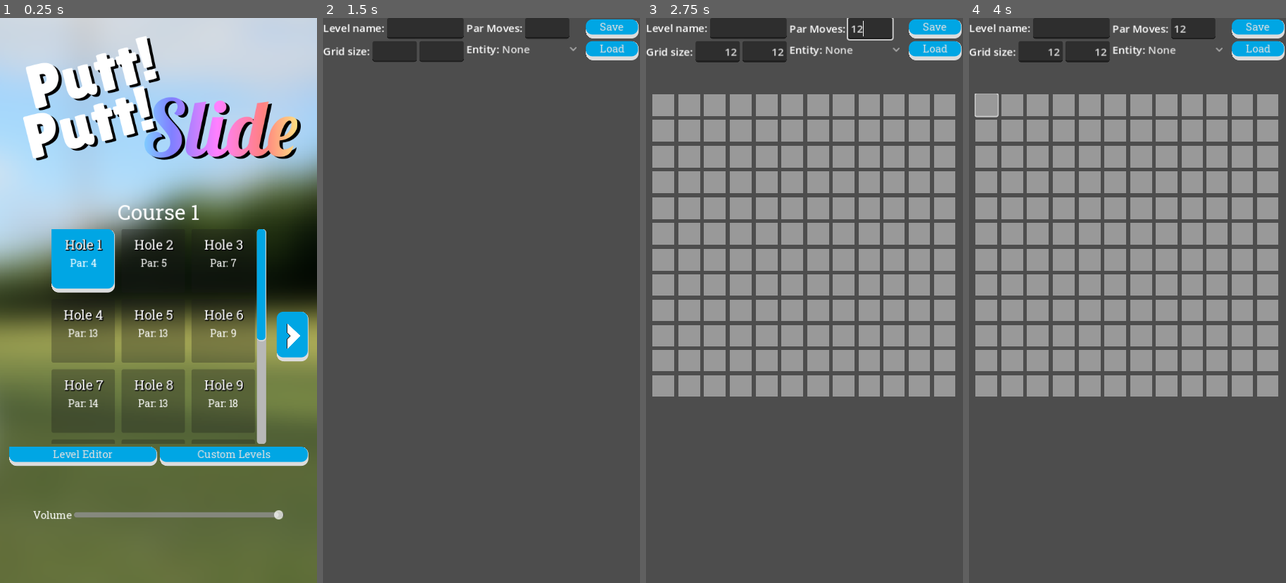
Above: before the commit, frames 1-4 (left to right).
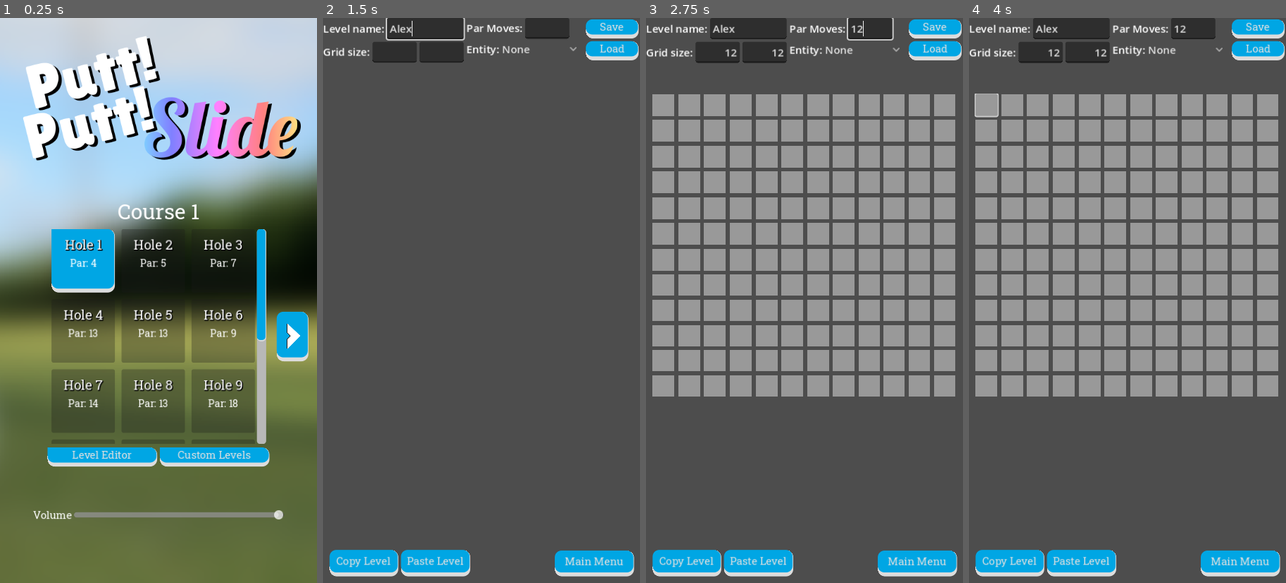
Above: after the commit, the same moments.

Repository: twincannon/GemSlide
Game: Godot game, scene res://scenes/main_menu.tscn
The game is run twice, just before and just after one commit, with the same random seed, the same clock (stepped at 60 frames per second) and the same inputs. Sound files missing from this copy of the repository are replaced by a short silence.
Inputs (mouse positions are in pixels of both pictures, inside the frame that each line leads up to):
- Up to frame 1 (0.25 s): no input
- Up to frame 2 (1.5 s): click "Level Editor" at 0.5 s; click (424, 29) at 1.27 s; type "Alex" at 1.35 s
- Up to frame 3 (2.75 s): click (718, 51) at 1.5 s; type "12" at 1.58 s; click (763, 51) at 1.73 s; type "12" at 1.82 s; click (871, 29) at 2.02 s; type "12" at 2.1 s
- Up to frame 4 (4 s): click (988, 102) at 2.77 s; tap Enter at 3.5 s; move the mouse to (1197, 272) at 3.52 s; hold D (right) from 3.53 s (still down); click (1197, 272) at 3.6 s

The runs differ from the first frame. In frame 1, 2.7% of the frame differs, in the area x 2-98%, y 33-80%; in frame 2, 3.6%, in the area x 0-99%, y 0-99%; in frame 3, 3.5%; in frame 4, 3.5%.

Commit message:
more level editor work and bug fixes

Diff:
--- a/project.godot
+++ b/project.godot
@@ -80,11 +80,6 @@
 "events": [Object(InputEventKey,"resource_local_to_scene":false,"resource_name":"","device":-1,"window_id":0,"alt_pressed":false,"shift_pressed":false,"ctrl_pressed":false,"meta_pressed":false,"pressed":false,"keycode":85,"physical_keycode":0,"key_label":0,"unicode":117,"echo":false,"script":null)
 ]
 }
-leveleditor={
-"deadzone": 0.5,
-"events": [Object(InputEventKey,"resource_local_to_scene":false,"resource_name":"","device":-1,"window_id":0,"alt_pressed":false,"shift_pressed":false,"ctrl_pressed":false,"meta_pressed":false,"pressed":false,"keycode":76,"physical_keycode":0,"key_label":0,"unicode":108,"echo":false,"script":null)
-]
-}
 
 [input_devices]
 
--- a/scenes/level_editor/level_editor.tscn
+++ b/scenes/level_editor/level_editor.tscn
@@ -121,6 +121,90 @@
 root_subfolder = "user://saves"
 filters = PackedStringArray("level_*.json")
 
+[node name="MainMenuButton" type="Button" parent="."]
+layout_mode = 1
+anchors_preset = 3
+anchor_left = 1.0
+anchor_top = 1.0
+anchor_right = 1.0
+anchor_bottom = 1.0
+offset_left = -129.0
+offset_top = -49.0
+offset_right = -9.0
+offset_bottom = -10.0
+grow_horizontal = 0
+grow_vertical = 0
+theme = ExtResource("3_7nfqa")
+text = "Main Menu
+"
+
+[node name="HBoxContainer2" type="HBoxContainer" parent="."]
+layout_mode = 1
+anchors_preset = 2
+anchor_top = 1.0
+anchor_bottom = 1.0
+offset_left = 10.0
+offset_top = -50.0
+offset_right = 223.0
+offset_bottom = -10.0
+grow_vertical = 0
+
+[node name="CopyButton" type="Button" parent="HBoxContainer2"]
+layout_mode = 2
+size_flags_horizontal = 3
+theme = ExtResource("3_7nfqa")
+text = "Copy Level"
+
+[node name="PasteButton" type="Button" parent="HBoxContainer2"]
+layout_mode = 2
+size_flags_horizontal = 3
+theme = ExtResource("3_7nfqa")
+text = "Paste Level"
+
+[node name="LevelStringContainer" type="PanelContainer" parent="."]
+unique_name_in_owner = true
+visible = false
+layout_mode = 0
+offset_left = 16.0
+offset_top = 328.0
+offset_right = 467.0
+offset_bottom = 537.0
+
+[node name="HBoxContainer3" type="HBoxContainer" parent="LevelStringContainer"]
+layout_mode = 2
+
+[node name="Label" type="Label" parent="LevelStringContainer/HBoxContainer3"]
+layout_mode = 2
+text = "Level string
+to copy:"
+horizontal_alignment = 2
+vertical_alignment = 1
+
+[node name="LevelStringTextEdit" type="TextEdit" parent="LevelStringContainer/HBoxContainer3"]
+unique_name_in_owner = true
+layout_mode = 2
+size_flags_horizontal = 3
+editable = false
+wrap_mode = 1
+
+[node name="CloseLevelStringButton" type="Button" parent="LevelStringContainer/HBoxContainer3"]
+layout_mode = 2
+size_flags_vertical = 0
+theme = ExtResource("3_7nfqa")
+text = "  X  "
+
+[node name="FaderContainer" type="VBoxContainer" parent="."]
+layout_mode = 1
+anchors_preset = -1
+anchor_top = 0.4274
+anchor_right = 1.0
+anchor_bottom = 0.574941
+grow_horizontal = 2
+grow_vertical = 2
+mouse_filter = 2
+alignment = 1
+metadata/_edit_use_anchors_ = true
+
 [connection signal="text_changed" from="HBoxContainer/VBoxContainer/LevelNameContainer/LevelName" to="." method="_on_level_name_text_changed"]
 [connection signal="text_changed" from="HBoxContainer/VBoxContainer/GridSizeContainer/Cols" to="." method="_on_cols_text_changed"]
 [connection signal="text_changed" from="HBoxContainer/VBoxContainer/GridSizeContainer/Rows" to="." method="_on_rows_text_changed"]
@@ -128,3 +212,7 @@
 [connection signal="pressed" from="VBoxContainer/SaveButton" to="." method="_on_save_button_pressed"]
 [connection signal="pressed" from="VBoxContainer/LoadButton" to="." method="_on_load_button_pressed"]
 [connection signal="file_selected" from="LoadFileDialog" to="." method="_on_load_file_dialog_file_selected"]
+[connection signal="pressed" from="MainMenuButton" to="." method="_on_main_menu_button_pressed"]
+[connection signal="pressed" from="HBoxContainer2/CopyButton" to="." method="_on_copy_button_pressed"]
+[connection signal="pressed" from="HBoxContainer2/PasteButton" to="." method="_on_paste_button_pressed"]
+[connection signal="pressed" from="LevelStringContainer/HBoxContainer3/CloseLevelStringButton" to="." method="_on_close_level_string_button_pressed"]
--- a/scenes/levels/world4/level04-07.tscn
+++ b/scenes/levels/world4/level04-07.tscn
@@ -4,13 +4,12 @@
 [ext_resource type="PackedScene" uid="uid://bw4yuccbyd47i" path="res://scenes/level_editor/entity_icon.tscn" id="2_2deif"]
 
 [node name="level01-01" type="GridContainer"]
-offset_right = 428.0
-offset_bottom = 428.0
+offset_right = 464.0
+offset_bottom = 358.0
 columns = 8
 script = ExtResource("1_4lkyp")
 par_moves = 20
 dev_best = 15
-metadata/_edit_lock_ = true
 
 [node name="EntityButton" parent="." instance=ExtResource("2_2deif")]
 layout_mode = 2
--- a/scenes/levels/world4/level04-07a.tscn
+++ b/scenes/levels/world4/level04-07a.tscn
@@ -4,11 +4,10 @@
 [ext_resource type="PackedScene" uid="uid://bw4yuccbyd47i" path="res://scenes/level_editor/entity_icon.tscn" id="2_yti43"]
 
 [node name="level01-01" type="GridContainer"]
-offset_right = 444.0
-offset_bottom = 364.0
+offset_right = 443.0
+offset_bottom = 448.0
 columns = 8
 script = ExtResource("1_l0ten")
-metadata/_edit_lock_ = true
 
 [node name="EntityButton" parent="." instance=ExtResource("2_yti43")]
 layout_mode = 2
@@ -153,3 +152,67 @@
 
 [node name="EntityButton55" parent="." instance=ExtResource("2_yti43")]
 layout_mode = 2
+
+[node name="EntityButton56" parent="." node_paths=PackedStringArray("entity_icon") instance=ExtResource("2_yti43")]
+layout_mode = 2
+entity_icon = NodePath("../EntityButton55/PanelContainer/EntityIcon")
+
+[node name="EntityButton57" parent="." node_paths=PackedStringArray("entity_icon") instance=ExtResource("2_yti43")]
+layout_mode = 2
+entity_icon = NodePath("../EntityButton55/PanelContainer/EntityIcon")
+
+[node name="EntityButton58" parent="." node_paths=PackedStringArray("entity_icon") instance=ExtResource("2_yti43")]
+layout_mode = 2
+entity_icon = NodePath("../EntityButton55/PanelContainer/EntityIcon")
+
+[node name="EntityButton59" parent="." node_paths=PackedStringArray("entity_icon") instance=ExtResource("2_yti43")]
+layout_mode = 2
+entity_icon = NodePath("../EntityButton55/PanelContainer/EntityIcon")
+
+[node name="EntityButton60" parent="." node_paths=PackedStringArray("entity_icon") instance=ExtResource("2_yti43")]
+layout_mode = 2
+entity_icon = NodePath("../EntityButton55/PanelContainer/EntityIcon")
+
+[node name="EntityButton61" parent="." node_paths=PackedStringArray("entity_icon") instance=ExtResource("2_yti43")]
+layout_mode = 2
+entity_icon = NodePath("../EntityButton55/PanelContainer/EntityIcon")
+
+[node name="EntityButton62" parent="." node_paths=PackedStringArray("entity_icon") instance=ExtResource("2_yti43")]
+layout_mode = 2
+entity_icon = NodePath("../EntityButton55/PanelContainer/EntityIcon")
+
+[node name="EntityButton63" parent="." node_paths=PackedStringArray("entity_icon") instance=ExtResource("2_yti43")]
+layout_mode = 2
+entity_icon = NodePath("../EntityButton55/PanelContainer/EntityIcon")
+
+[node name="EntityButton64" parent="." node_paths=PackedStringArray("entity_icon") instance=ExtResource("2_yti43")]
+layout_mode = 2
+entity_icon = NodePath("../EntityButton55/PanelContainer/EntityIcon")
+
+[node name="EntityButton65" parent="." node_paths=PackedStringArray("entity_icon") instance=ExtResource("2_yti43")]
+layout_mode = 2
+entity_icon = NodePath("../EntityButton55/PanelContainer/EntityIcon")
+
+[node name="EntityButton66" parent="." node_paths=PackedStringArray("entity_icon") instance=ExtResource("2_yti43")]
+layout_mode = 2
+entity_icon = NodePath("../EntityButton55/PanelContainer/EntityIcon")
+
+[node name="EntityButton67" parent="." node_paths=PackedStringArray("entity_icon") instance=ExtResource("2_yti43")]
+layout_mode = 2
+entity_icon = NodePath("../EntityButton55/PanelContainer/EntityIcon")
+
+[node name="EntityButton68" parent="." node_paths=PackedStringArray("entity_icon") instance=ExtResource("2_yti43")]
+layout_mode = 2
+entity_icon = NodePath("../EntityButton55/PanelContainer/EntityIcon")
+
+[node name="EntityButton69" parent="." node_paths=PackedStringArray("entity_icon") instance=ExtResource("2_yti43")]
+layout_mode = 2
+entity_icon = NodePath("../EntityButton55/PanelContainer/EntityIcon")
+
+[node name="EntityButton70" parent="." node_paths=PackedStringArray("entity_icon") instance=ExtResource("2_yti43")]
+layout_mode = 2
+entity_icon = NodePath("../EntityButton55/PanelContainer/EntityIcon")
+
+[node name="EntityButton71" parent="." node_paths=PackedStringArray("entity_icon") instance=ExtResource("2_yti43")]
+layout_mode = 2
+entity_icon = NodePath("../EntityButton55/PanelContainer/EntityIcon")
--- a/scenes/main_menu.tscn
+++ b/scenes/main_menu.tscn
@@ -53,6 +53,7 @@
 
 [node name="VBoxContainer" type="VBoxContainer" parent="AspectRatioContainer/CenterContainer"]
 layout_mode = 2
+theme_override_constants/separation = 5
 
 [node name="WorldLabel" type="Label" parent="AspectRatioContainer/CenterContainer/VBoxContainer"]
 unique_name_in_owner = true
@@ -159,6 +160,11 @@
 [node name="HBoxContainer2" type="HBoxContainer" parent="AspectRatioContainer/CenterContainer/VBoxContainer"]
 layout_mode = 2
 
+[node name="Control" type="Control" parent="AspectRatioContainer/CenterContainer/VBoxContainer/HBoxContainer2"]
+layout_mode = 2
+size_flags_horizontal = 3
+size_flags_stretch_ratio = 0.33
+
 [node name="LevelEditorButton" type="Button" parent="AspectRatioContainer/CenterContainer/VBoxContainer/HBoxContainer2"]
 unique_name_in_owner = true
 layout_mode = 2
@@ -170,6 +176,19 @@
 layout_mode = 2
 size_flags_horizontal = 3
 text = "Custom Levels"
+
+[node name="ReturnToCourseButton" type="Button" parent="AspectRatioContainer/CenterContainer/VBoxContainer/HBoxContainer2"]
+unique_name_in_owner = true
+visible = false
+layout_mode = 2
+size_flags_horizontal = 3
+text = "Return
+"
+
+[node name="Control2" type="Control" parent="AspectRatioContainer/CenterContainer/VBoxContainer/HBoxContainer2"]
+layout_mode = 2
+size_flags_horizontal = 3
+size_flags_stretch_ratio = 0.33
 
 [node name="MarginContainer2" type="MarginContainer" parent="."]
 layout_mode = 1
@@ -258,3 +277,4 @@
 [connection signal="pressed" from="AspectRatioContainer/CenterContainer/VBoxContainer/HBoxContainer/Control4/WorldButtonRight" to="." method="_on_world_button_right_pressed"]
 [connection signal="pressed" from="AspectRatioContainer/CenterContainer/VBoxContainer/HBoxContainer2/LevelEditorButton" to="." method="_on_level_editor_button_pressed"]
 [connection signal="pressed" from="AspectRatioContainer/CenterContainer/VBoxContainer/HBoxContainer2/CustomLevelsButton" to="." method="_on_custom_levels_button_pressed"]
+[connection signal="pressed" from="AspectRatioContainer/CenterContainer/VBoxContainer/HBoxContainer2/ReturnToCourseButton" to="." method="_on_return_to_course_button_pressed"]
--- a/scenes/ui/level_button.tscn
+++ b/scenes/ui/level_button.tscn
@@ -1,5 +1,6 @@
-[gd_scene load_steps=2 format=3 uid="uid://7evwadthqhas"]
+[gd_scene load_steps=3 format=3 uid="uid://7evwadthqhas"]
 
+[ext_resource type="Theme" uid="uid://jq1fudyx08mp" path="res://assets/art/ui/themes/base_theme.tres" id="1_ss443"]
 [ext_resource type="Script" path="res://scripts/level_editor/level_button.gd" id="1_tfmlg"]
 
 [node name="LevelButton" type="Button"]
@@ -10,6 +11,7 @@
 grow_horizontal = 2
 grow_vertical = 2
 mouse_filter = 1
+theme = ExtResource("1_ss443")
 script = ExtResource("1_tfmlg")
 
 [node name="MarginContainer" type="MarginContainer" parent="."]
@@ -19,13 +21,13 @@
 anchor_bottom = 1.0
 grow_horizontal = 2
 grow_vertical = 2
-theme_override_constants/margin_left = 20
+mouse_filter = 2
 theme_override_constants/margin_top = 20
-theme_override_constants/margin_right = 20
 theme_override_constants/margin_bottom = 20
 
 [node name="VBoxContainer" type="VBoxContainer" parent="MarginContainer"]
 layout_mode = 2
+mouse_filter = 2
 
 [node name="LevelNum" type="Label" parent="MarginContainer/VBoxContainer"]
 unique_name_in_owner = true
@@ -39,6 +41,7 @@
 text = "0-0"
 horizontal_alignment = 1
 vertical_alignment = 1
+text_overrun_behavior = 3
 
 [node name="Par" type="Label" parent="MarginContainer/VBoxContainer"]
 unique_name_in_owner = true
--- /dev/null
+++ b/scenes/ui/text_fader.tscn
@@ -0,0 +1,31 @@
+[gd_scene load_steps=2 format=3 uid="uid://ks7gvqbngqfo"]
+
+[ext_resource type="Script" path="res://scripts/ui/text_fader.gd" id="1_0ynij"]
+
+[node name="MarginContainer" type="MarginContainer" node_paths=PackedStringArray("panel_container", "label")]
+anchors_preset = -1
+anchor_top = 0.486534
+anchor_right = 1.0
+anchor_bottom = 0.513466
+offset_bottom = -3.05176e-05
+grow_horizontal = 2
+grow_vertical = 2
+mouse_filter = 2
+theme_override_constants/margin_left = 50
+theme_override_constants/margin_top = 0
+theme_override_constants/margin_right = 50
+theme_override_constants/margin_bottom = 0
+script = ExtResource("1_0ynij")
+panel_container = NodePath("PanelContainer")
+label = NodePath("PanelContainer/Label")
+metadata/_edit_use_anchors_ = true
+
+[node name="PanelContainer" type="PanelContainer" parent="."]
+layout_mode = 2
+mouse_filter = 2
+
+[node name="Label" type="Label" parent="PanelContainer"]
+layout_mode = 2
+horizontal_alignment = 1
+vertical_alignment = 1
+autowrap_mode = 2
--- a/scripts/level_editor/level_button.gd
+++ b/scripts/level_editor/level_button.gd
@@ -14,7 +14,10 @@
 
 func set_button_text(new_text:String):
 	%LevelNum.text = new_text
-	#var split_text = new_text.split("-")
+	const MIN_SIZE = 10
+	var font_size = max(remap(ThemeDB.fallback_font.get_string_size(%LevelNum.text).x, 50, 100, 20, MIN_SIZE), MIN_SIZE)
+	%LevelNum.add_theme_font_size_override("font_size", font_size)
+#	#var split_text = new_text.split("-")
 	#if split_text.size() > 0:
 	#	level_num = int(new_text.split("-")[1])
 
--- a/scripts/level_editor/level_editor.gd
+++ b/scripts/level_editor/level_editor.gd
@@ -1,6 +1,7 @@
 extends Control
 
 @onready var icon_scene = preload("res://scenes/level_editor/entity_icon.tscn")
+@onready var fader_scene = preload("res://scenes/ui/text_fader.tscn")
 
 @onready var grid_container = %GridContainer
 @onready var colstext = %Cols
@@ -21,13 +22,11 @@
 	if int(_new_text) > GRID_MAX_SIZE:
 		colstext.text = str(GRID_MAX_SIZE)
 	generate_new_grid()
-	update_grid_scale()
 
 func _on_rows_text_changed(_new_text):
 	if int(_new_text) > GRID_MAX_SIZE:
 		rowstext.text = str(GRID_MAX_SIZE)
 	generate_new_grid()
-	update_grid_scale()
 
 func update_grid_scale():
 	var cols = float(colstext.text)
@@ -52,12 +51,15 @@
 #			$AspectRatioContainer.size.x = (cols / rows) * 460
 #		print($AspectRatioContainer.size)
 
-func generate_new_grid():
+func generate_new_grid(reset := false):
 	var cols = min(int(colstext.text), GRID_MAX_SIZE)
 	var rows = min(int(rowstext.text), GRID_MAX_SIZE)
 
 	if cols <= 0 or rows <= 0:
 		return
+
+	if reset:
+		old_cols = -1
 
 	# Try to preserve entities
 	var entities = []
@@ -89,6 +91,7 @@
 			children[target_idx].set_entity_type(entities[i]["Entity"])
 
 	old_cols = int(colstext.text)
+	update_grid_scale()
 
 
 func _on_option_button_item_selected(index):
@@ -104,15 +107,19 @@
 		return Vector2i(grid_container.columns, grid_container.get_child_count() / grid_container.columns)
 	return Vector2i.ZERO
 
-func save_level():
-	if level_name.text.is_empty():
-		# Show an error about level name must not be empty here
-		return
+func get_level_dict() -> Dictionary:
 	var dict = { "GridSize": var_to_str(get_grid_size()), "LevelName": level_name.text, "Entities": [], "ParMoves": int(par_moves_text.text) }
 	var children = grid_container.get_children()
 	for i in children.size():
 		if children[i] is EntityIconBase:
 			dict["Entities"].append(children[i].entity_type)
+	return dict
+
+func save_level():
+	if level_name.text.is_empty():
+		# Show an error about level name must not be empty here
+		return
+	var dict = get_level_dict()
 	print(dict)
 
 	var file = FileAccess.open(Globals.SAVE_DIR + "level_" + dict["LevelName"] + ".json", FileAccess.WRITE)
@@ -123,6 +130,12 @@
 	var json_string = JSON.stringify(dict, "\t")
 	file.store_string(json_string)
 	file.close()
+	add_fader("Level saved")
+
+func add_fader(text):
+	var fader = fader_scene.instantiate()
+	fader.label_text = text
+	$FaderContainer.add_child(fader)
 
 func _on_level_name_text_changed(new_text):
 	# Use regex to only allow A-z and numeric, dash and underscore
@@ -142,7 +155,6 @@
 
 func _on_load_button_pressed():
 	$LoadFileDialog.show()
-	pass # Replace with function body.
 
 
 func _on_load_file_dialog_file_selected(path):
@@ -158,22 +170,53 @@
 		var data = JSON.parse_string(content)
 		if data == null:
 			printerr("Cannot parse %s as a json string (%s)" % [path, content])
+			add_fader("Failed to open level")
 			return
 
 		if !Globals.is_valid_custom_level(data):
 			printerr("Loadad an invalid level")
+			add_fader("Failed to open level, data is invalid")
 			return
 
-		colstext.text = str(str_to_var(data["GridSize"]).x)
-		rowstext.text = str(str_to_var(data["GridSize"]).y)
-		generate_new_grid()
-		level_name.text = data["LevelName"]
-		par_moves_text.text = str(data["ParMoves"])
-		var children = grid_container.get_children()
-		for i in range(data["Entities"].size()):
-			if children.size() > i and children[i] is EntityIconBase:
-				children[i].set_entity_type(data["Entities"][i] as Globals.EntityType)
-				children[i].button.set_pressed(false)
+		load_data(data)
 
 	else:
 		printerr("Cannot open file at %s" % [path])
+
+func load_data(data:Dictionary, reset_entities := true):
+	colstext.text = str(str_to_var(data["GridSize"]).x)
+	rowstext.text = str(str_to_var(data["GridSize"]).y)
+	generate_new_grid(reset_entities)
+	level_name.text = data["LevelName"]
+	par_moves_text.text = str(data["ParMoves"])
+	var children = grid_container.get_children()
+	for i in range(data["Entities"].size()):
+		if children.size() > i and children[i] is EntityIconBase:
+			children[i].set_entity_type(data["Entities"][i] as Globals.EntityType)
+			children[i].button.set_pressed(false)
+
+func _on_main_menu_button_pressed():
+	get_tree().change_scene_to_file("res://scenes/main_menu.tscn")
+
+
+func _on_copy_button_pressed():
+	if OS.has_feature("web") == false and DisplayServer.has_feature(DisplayServer.FEATURE_CLIPBOARD):
+		DisplayServer.clipboard_set(JSON.stringify(get_level_dict()))
+		add_fader("Level copied to clipboard")
+	else:
+		%LevelStringContainer.visible = true
+		%LevelStringTextEdit.text = JSON.stringify(get_level_dict())
+
+
+
+func _on_paste_button_pressed():
+	var data = JSON.parse_string(DisplayServer.clipboard_get())
+	if !Globals.is_valid_custom_level(data):
+		printerr("Tried to paste an invalid level string")
+		add_fader("Tried to paste an invalid level string")
+		return
+	load_data(data)
+
+
+func _on_close_level_string_button_pressed():
+	%LevelStringContainer.visible = false
--- a/scripts/main_menu.gd
+++ b/scripts/main_menu.gd
@@ -72,9 +72,19 @@
 		var new_button = level_button_scene.instantiate()
 		%LevelContainer.add_child(new_button)
 		new_button.set_button_text(file.lstrip("level_").rstrip(".json"))
-		#new_button.custom_level # = file.json contents
 		var data = SaveGame.get_custom_level_data(Globals.SAVE_DIR + file)
-		#new_button.pressed.connect
-		new_button.custom_level_data = data
+		if Globals.is_valid_custom_level(data):
+			new_button.custom_level_data = data
+			new_button.set_button_score(0)
+			new_button.set_par_score(data["ParMoves"])
+		else:
+			new_button.visible = false
+			new_button.queue_free()
+	%ReturnToCourseButton.visible = true
+	%CustomLevelsButton.visible = false
 
-	pass # Replace with function body.
+
+func _on_return_to_course_button_pressed():
+	%ReturnToCourseButton.visible = false
+	%CustomLevelsButton.visible = true
+	update_world()
--- a/scripts/save_game.gd
+++ b/scripts/save_game.gd
@@ -45,9 +45,6 @@
 		if OS.is_debug_build():
 			for level in level_dict:
 				set_level_unlocked(level)
-	if Input.is_action_just_pressed("leveleditor"):
-		if OS.is_debug_build():
-			get_tree().change_scene_to_file("res://scenes/level_editor/level_editor.tscn")
 
 func verify_save_directory(path:String):
 	DirAccess.make_dir_absolute(path)
--- /dev/null
+++ b/scripts/ui/text_fader.gd
@@ -0,0 +1,15 @@
+extends Control
+
+@export var label_text:String = ""
+@export_category("Defaults")
+@export var panel_container:PanelContainer
+@export var label:Label
+
+
+# Called when the node enters the scene tree for the first time.
+func _ready():
+	label.text = label_text
+	await get_tree().create_timer(5.0).timeout
+	var tween = create_tween()
+	tween.tween_property(panel_container, "modulate:a", 0.0, 2.0)
+	tween.tween_callback(queue_free)
